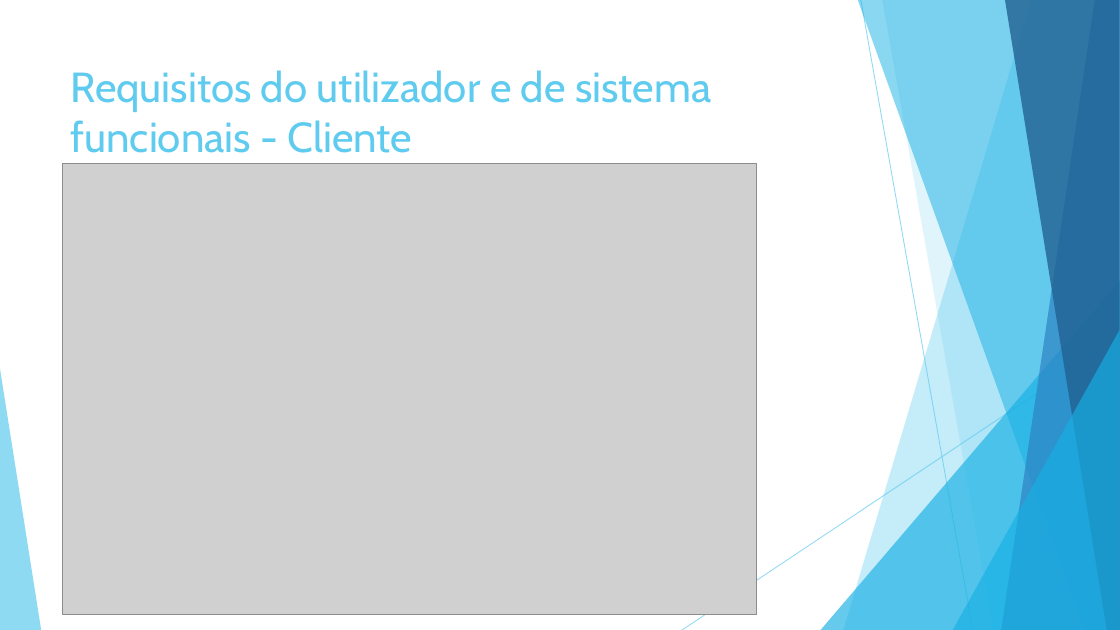
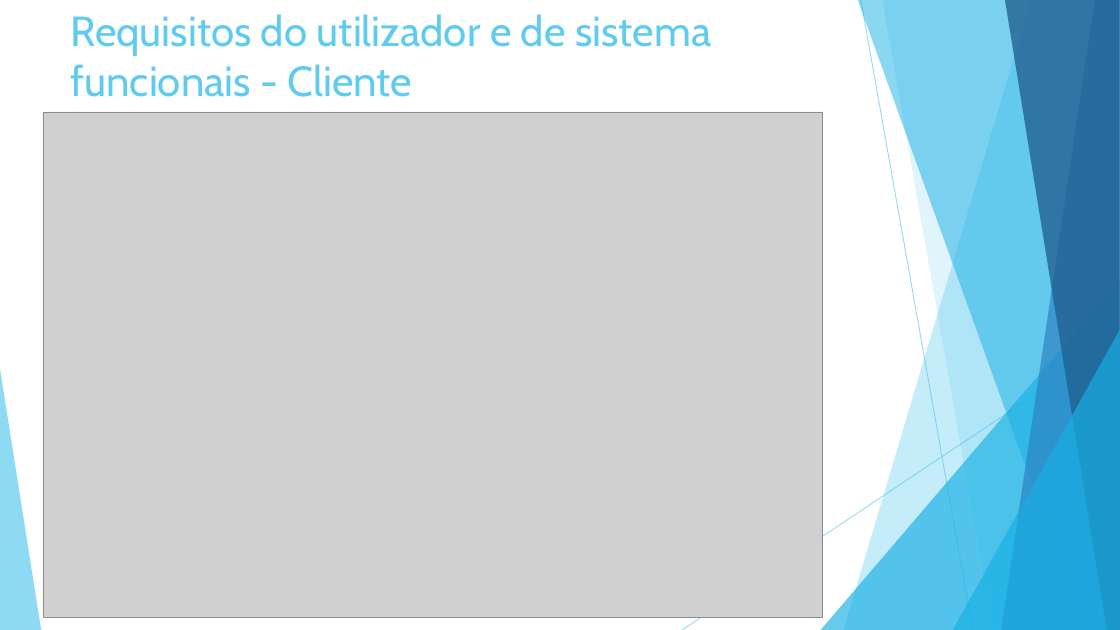
Before and after one commit to vitorjrc/babysitting-system, a slide deck: slide 5 of relatorio/Fase 3/LI4.pptx (slide 6 before the commit). Drawn at 1120x630 pixels with LibreOffice and Linux fonts; fonts in the diff are those of the drawing; grey boxes stand for pictures. Boxes give left, top, right and bottom in pixels: in the first picture for what was removed or moved away, otherwise in the second. Text is boxed around its words. In the diff, an @@ line names an element or a change of style, - is before the commit and + after.

```diff
--- a/relatorio/Fase 3/LI4.pptx
+++ b/relatorio/Fase 3/LI4.pptx
@@ title "Requisitos do utilizador e de ...": place and size @@
-title "Requisitos do utilizador e de ..." at <box>71,70,711,153</box>
+title "Requisitos do utilizador e de ..." at <box>71,14,711,97</box>
@@ picture: place and size @@
-picture at <box>62,164,757,615</box>
+picture at <box>44,112,823,618</box>
```
Also in this commit, not shown: 6 other slides changed, 6 slides added, 10 slides removed.
